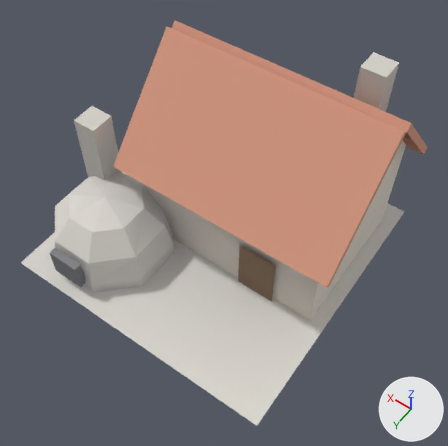
An edit to the glTF model client/public/models/bakery.lite.glb, drawn before and after from the same camera.
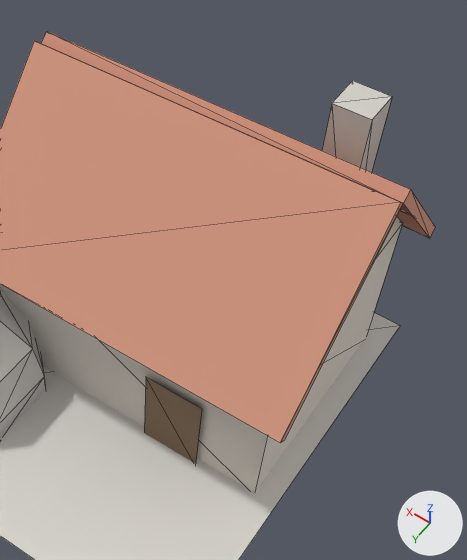
Old and new are each drawn whole from a 50 mm lens placed at (-1.53, 2.08, 3.47), pointed at (-0.18, 0.19, 0.51) and again close up on the part from 32% to 100% of the width and 0% to 82% of the height. The lights are fixed; the arrows at lower right show +X, +Y and +Z. The last two pictures show the newer version. The close-ups show mesh edges as thin lines. Vertices at exactly the same position are counted once.

The first close-up shows 'bakery'.
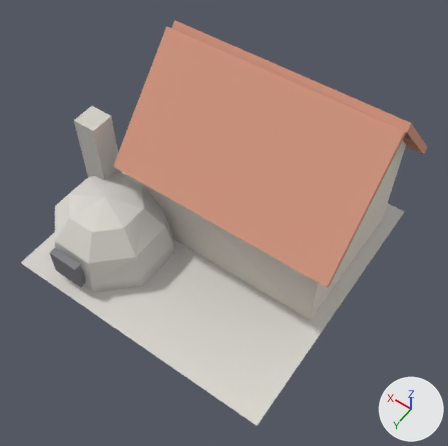
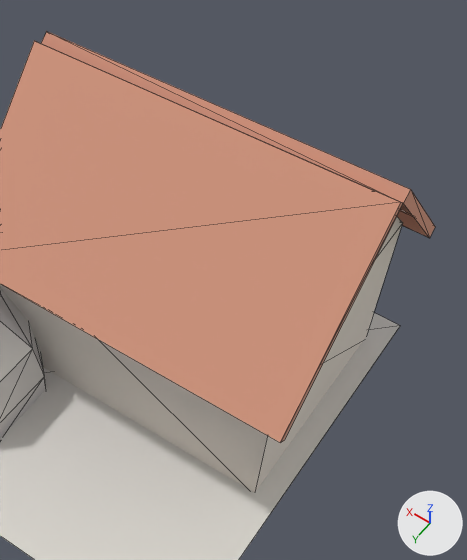
What differs and where, as boxes [x1, y1, x2, y2] in the close-ups (467 x 560 px):
part 1 of me_bakery, deleted
    before: [322, 81, 392, 172]
part 2 of me_bakery, deleted (brown)
    before: [144, 377, 202, 464]

What the commit changed:
me_bakery is used by ob_bakery; location (0.0, 0.0, 0.0).
me_bakery had 91 vertices, 128 faces and spanned x -0.95..0.95, y -0.95..0.95, z 0.0..1.42.
me_bakery now has 79 vertices, 116 faces and spans x -0.95..0.95, y -0.95..0.95, z 0.0..1.33.
me_bakery part 1: the loose piece of 8 vertices spanning x -0.73..-0.57, y -0.62..-0.47, z 0.85..1.42 is deleted.
me_bakery part 2: the loose piece of 4 vertices spanning x -0.58..-0.32, y 0.22, z 0.0..0.43 is deleted.
